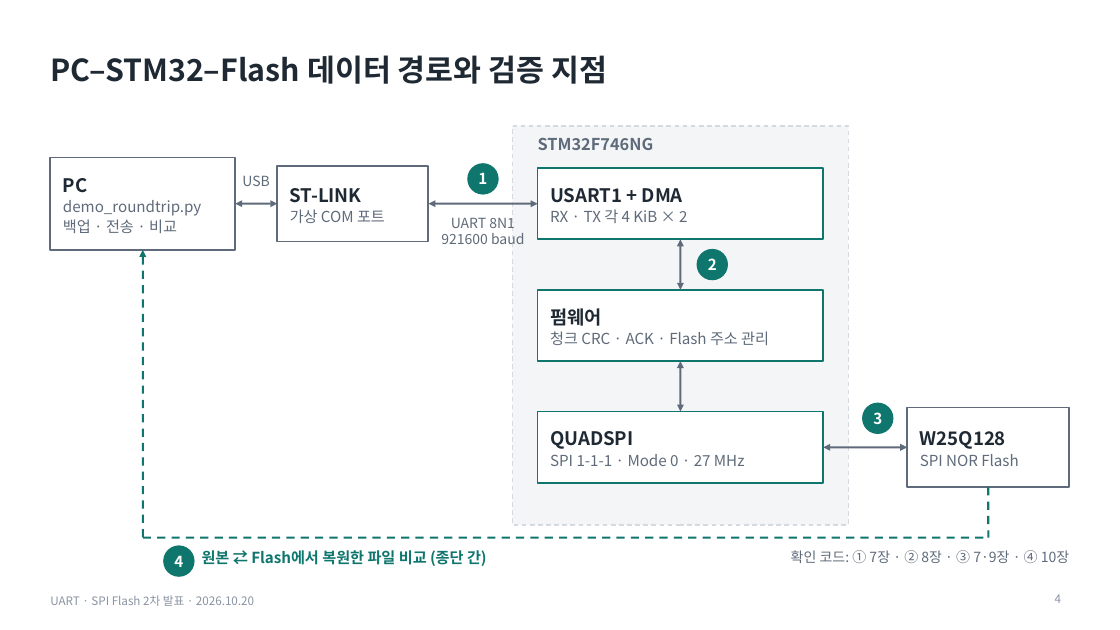
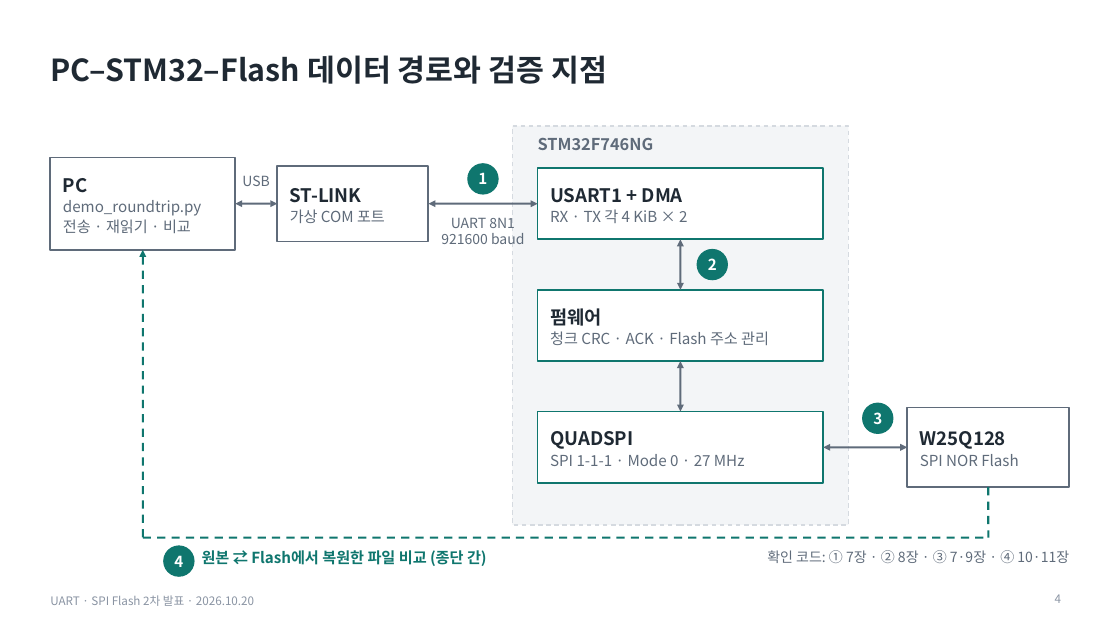
Before and after one commit to dazement/STM32-BMP-file-store-in-Flash-memory, a slide deck: slide 4 of presentation_oct20/output/UART_SPIFlash_2차발표_1020_코드검증.pptx. Drawn at 1120x630 pixels with LibreOffice and Linux fonts; fonts in the diff are those of the drawing. Boxes give left, top, right and bottom in pixels: in the first picture for what was removed or moved away, otherwise in the second. Text is boxed around its words. In the diff, an @@ line names an element or a change of style, - is before the commit and + after.

```diff
--- a/presentation_oct20/output/UART_SPIFlash_2차발표_1020_코드검증.pptx
+++ b/presentation_oct20/output/UART_SPIFlash_2차발표_1020_코드검증.pptx
@@ text at (63,219,191,233): text changed @@
-백업 · 전송 · 비교
+전송 · 재읽기 · 비교
@@ text at (767,550,1069,563): text changed @@
-확인 코드: ① 7장 · ② 8장 · ③ 7·9장 · ④ 10장
+확인 코드: ① 7장 · ② 8장 · ③ 7·9장 · ④ 10·11장
```
Also in this commit, not shown: 7 other slides changed, 3 slides added, 3 slides removed.
